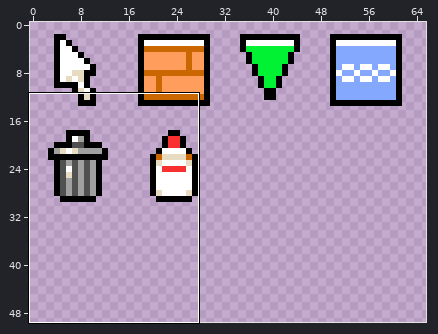
One commit to this sprite sheet: assets/sprites/tools.png. The picture above shows the old version from afar; the outline marks the close-up.
Close-up. Before:
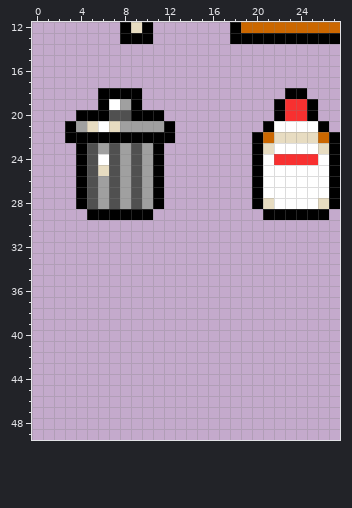
The file is 128x128 pixels. Shown: x 0..27, y 12..49. The wide view leaves out empty margins.
Now the later version:
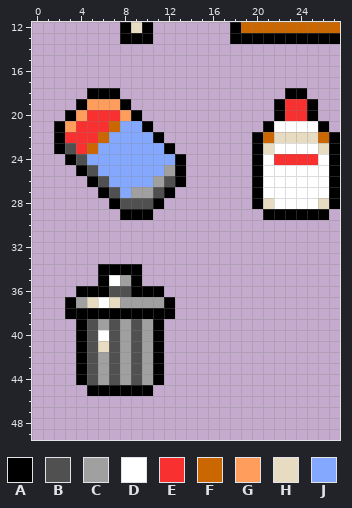
Palette (. is transparent): A #000000  B #505050  C #a0a0a0  D #ffffff  E #f83030  F #cb6700  G #ff9d5c  H #e7dcc1  J #85a8ff
The commit says: Added eraser tool
Change:
@@ x 0..15 @@
 17 ................
-18 ......AAAA......
-19 ......ADCA......
-20 ....AAABBAAA....
-21 ...ACHDHCCCCA...
-22 ...AAAAAAAAAA...
-23 ....ABCBCBCA....
-24 ....ABDBCBCA....
-25 ....ABHBCBCA....
-26 ....ABCBCBCA....
-27 ....ABCBCBCA....
-28 ....ABCBCBCA....
-29 .....AAAAAA.....
+18 .....AAA........
+19 ....AGGGA.......
+20 ...AGEEEGA......
+21 ..AGEEEFJJA.....
+22 ..AEEEFJJJJA....
+23 ..ABEFJJJJJJA...
+24 ...ABJJJJJJJJA..
+25 ....ABJJJJJJCA..
+26 .....ABJJJJCBA..
+27 ......ABJCCBA...
+28 .......ABBBA....
+29 ........AAA.....
 30 ................
@@ x 1..14 @@
 33 ..............
-34 ..............
-35 ..............
-36 ..............
-37 ..............
-38 ..............
-39 ..............
-40 ..............
-41 ..............
-42 ..............
-43 ..............
-44 ..............
-45 ..............
+34 .....AAAA.....
+35 .....ADCA.....
+36 ...AAABBAAA...
+37 ..ACHDHCCCCA..
+38 ..AAAAAAAAAA..
+39 ...ABCBCBCA...
+40 ...ABDBCBCA...
+41 ...ABHBCBCA...
+42 ...ABCBCBCA...
+43 ...ABCBCBCA...
+44 ...ABCBCBCA...
+45 ....AAAAAA....
 46 ..............
